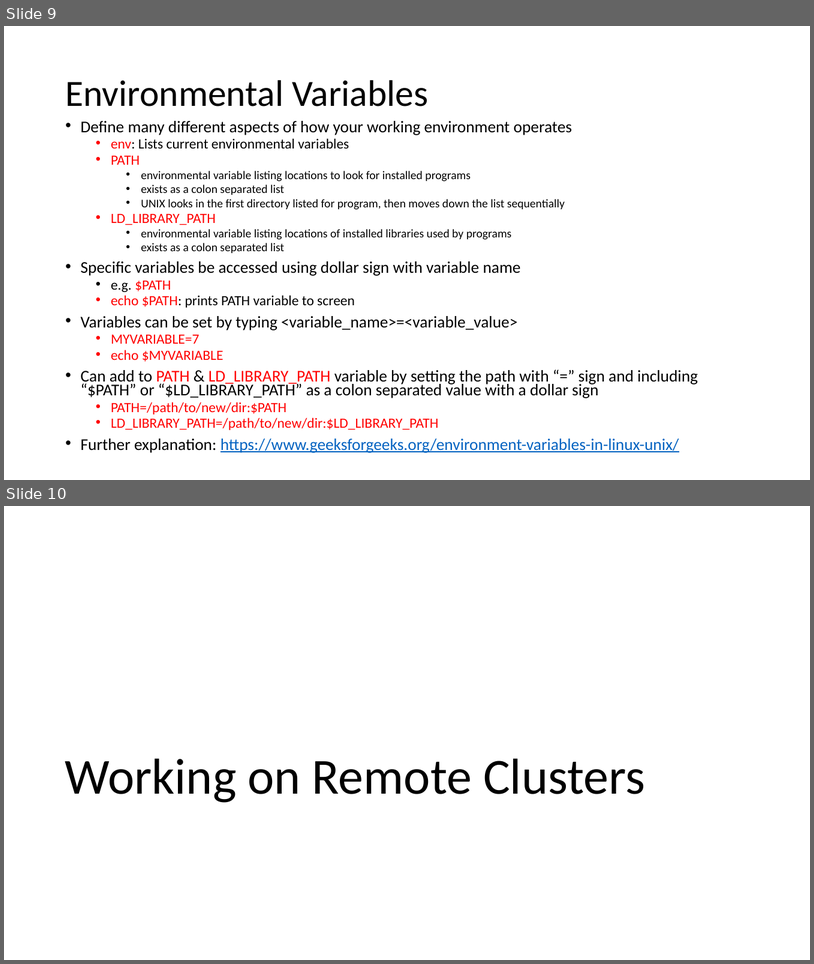
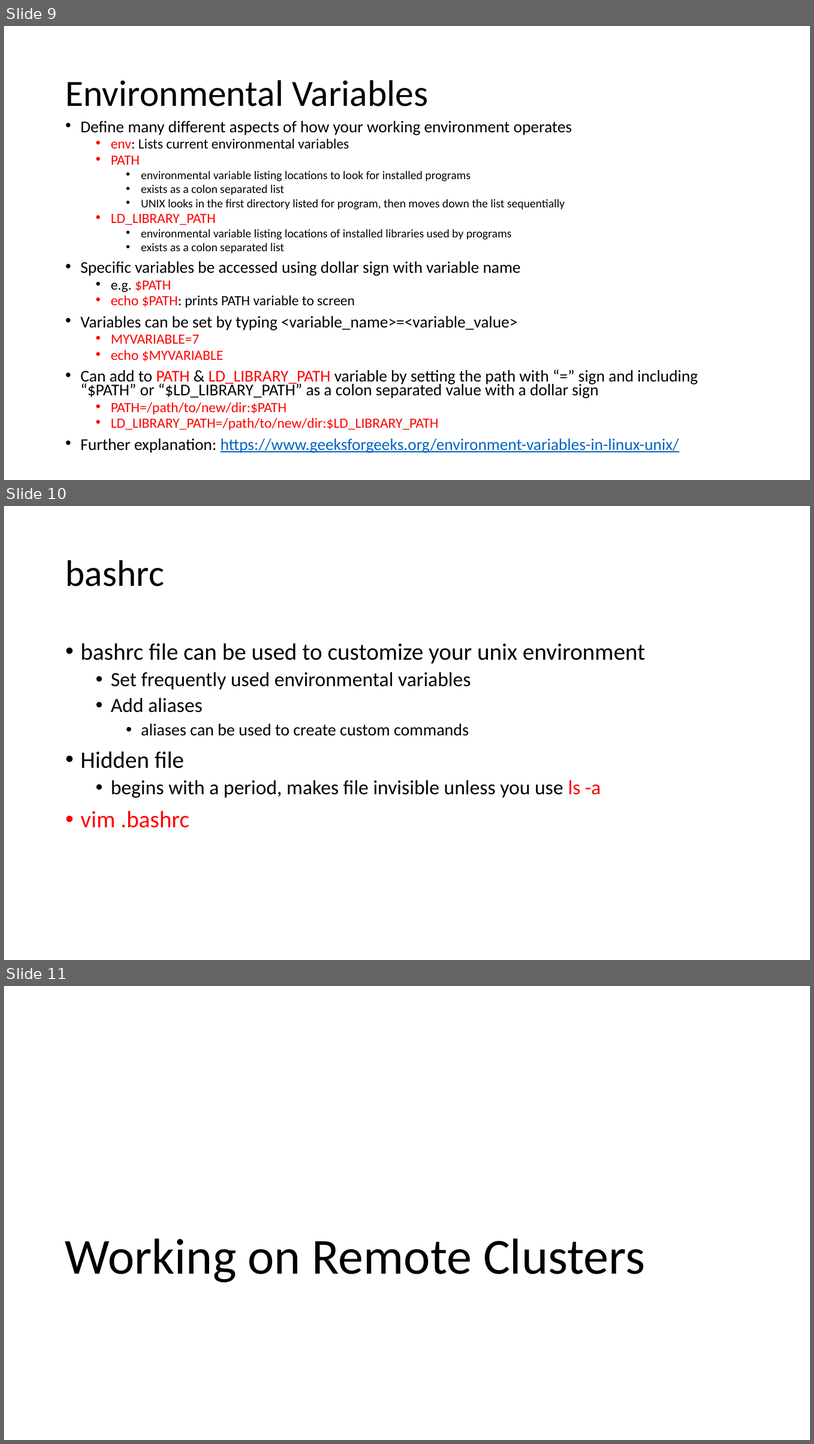
Before and after one commit to niederhuth/PLB812, a slide deck: lab_lectures/lab1/Lab1_UNIX_Clusters_&_Reproducibility.pptx. Shown one above the other, each under a label of ours: slides 9 and 10 before the commit, slides 9, 10 and 11 after it. The pictures are 814x964 and 814x1444 pixels, drawn with LibreOffice and Linux fonts; fonts in the diff are those of the drawing. Boxes give left, top, right and bottom in pixels: in the first picture for what was removed or moved away, otherwise in the second. Text is boxed around its words. In the diff, an @@ line names an element or a change of style, - is before the commit and + after.

Commit message:
stuff

```diff
--- a/lab_lectures/lab1/Lab1_UNIX_Clusters_&_Reproducibility.pptx
+++ b/lab_lectures/lab1/Lab1_UNIX_Clusters_&_Reproducibility.pptx
@@ slide 10 added at (4, 506, 810, 960), background #FFFFFF @@
@@ title added at (65, 560, 164, 586), 44 pt, text #000000 @@
+bashrc
@@ text added at (81, 643, 645, 828), 24 pt, text #000000 @@
+• bashrc file can be used to customize your unix environment
+  • Set frequently used environmental variables
+  • Add aliases
+    • aliases can be used to create custom commands
+• Hidden file
+  • begins with a period, makes file invisible unless you use ls -a
+• vim .bashrc
@@ what was slide 10 is now slide 11 @@
```
